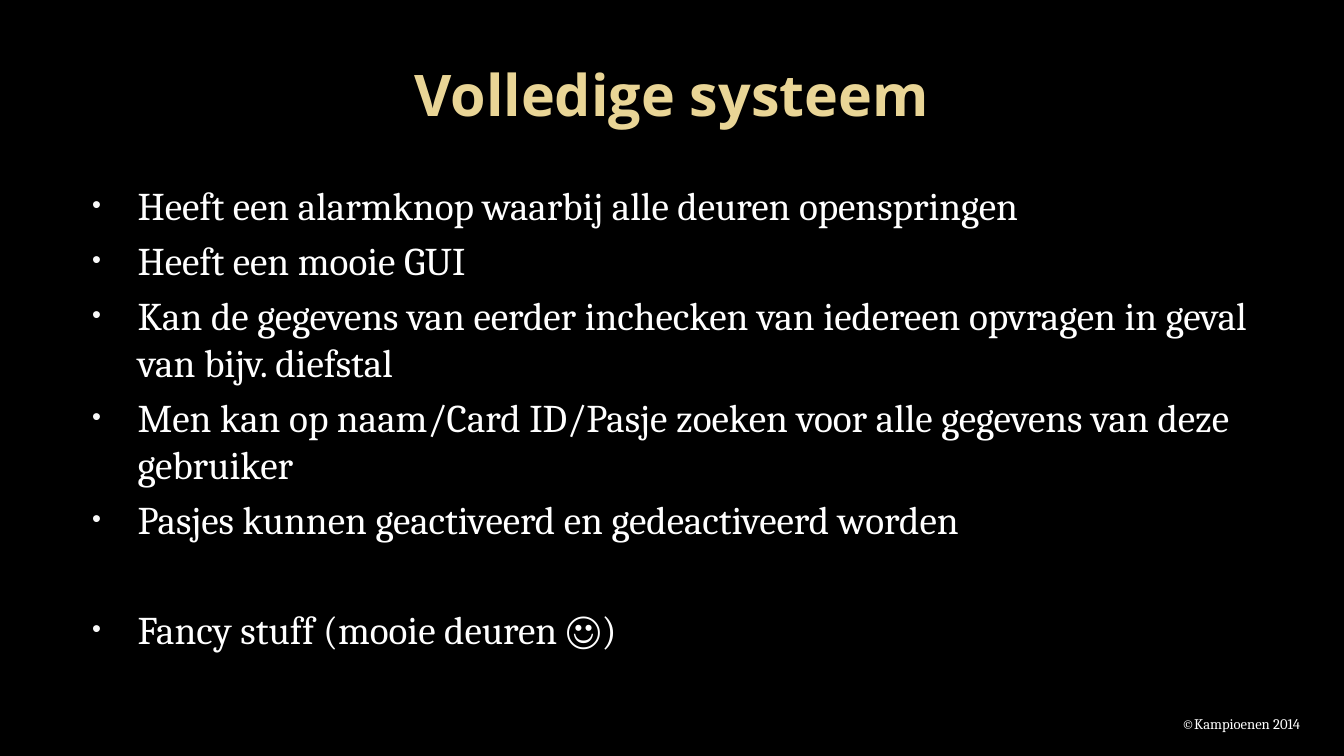
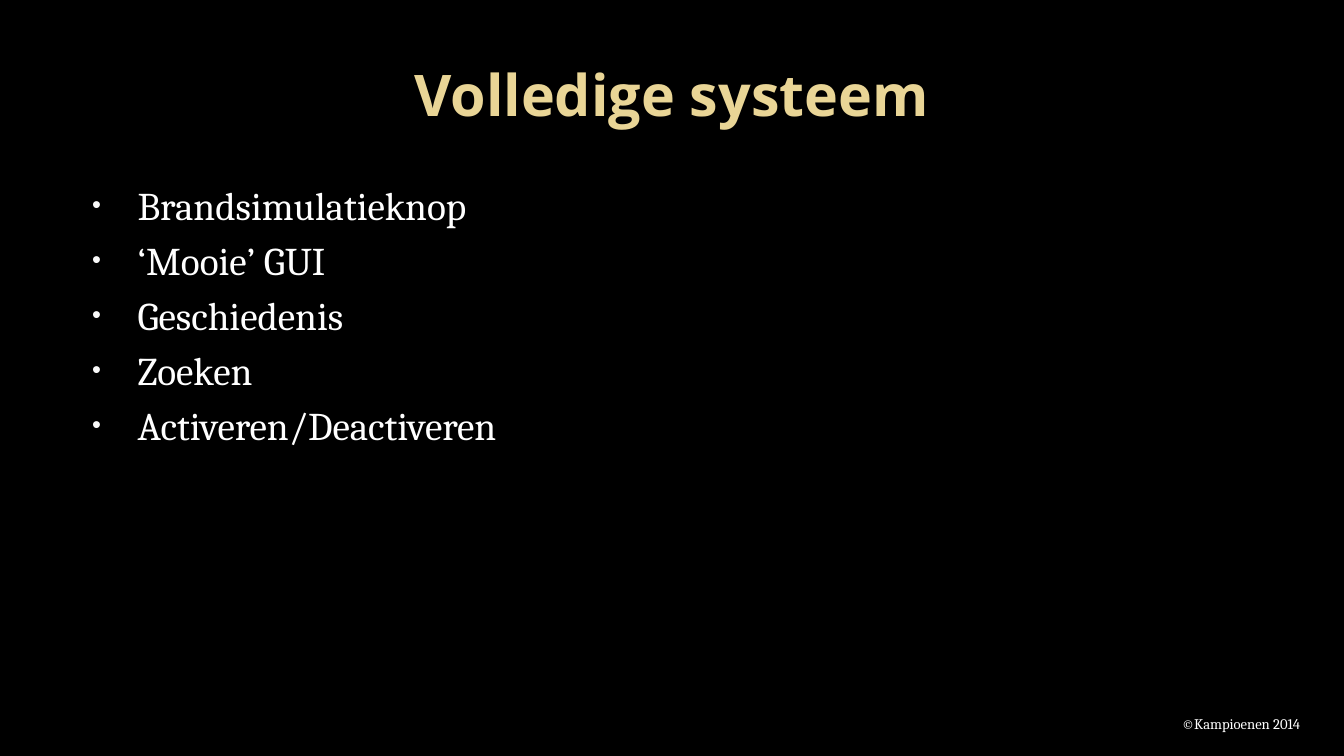
Before and after one commit to Projectgroep-18/Beveiligde-Pasjes, a slide deck: slide 9 of presentatie/Project beveiligde pasjes.pptx (slide 11 before the commit). Drawn at 1344x756 pixels with LibreOffice and Linux fonts; fonts in the diff are those of the drawing; background and template pictures are left out. Boxes give left, top, right and bottom in pixels: in the first picture for what was removed or moved away, otherwise in the second. Text is boxed around its words. In the diff, an @@ line names an element or a change of style, - is before the commit and + after.

```diff
--- a/presentatie/Project beveiligde pasjes.pptx
+++ b/presentatie/Project beveiligde pasjes.pptx
@@ text at (x1=138, y1=192, x2=497, y2=445): text changed @@
-• Heeft een alarmknop waarbij alle deuren openspringen
-• Heeft een mooie GUI
-• Kan de gegevens van eerder inchecken van iedereen opvragen in geval van bijv. diefstal
-• Men kan op naam/Card ID/Pasje zoeken voor alle gegevens van deze gebruiker
-• Pasjes kunnen geactiveerd en gedeactiveerd worden
-• Fancy stuff (mooie deuren ☺)
+• Brandsimulatieknop
+• ‘Mooie’ GUI
+• Geschiedenis
+• Zoeken
+• Activeren/Deactiveren
```
Also in this commit, not shown: 9 other slides changed, 1 slide added, 2 slides removed.
